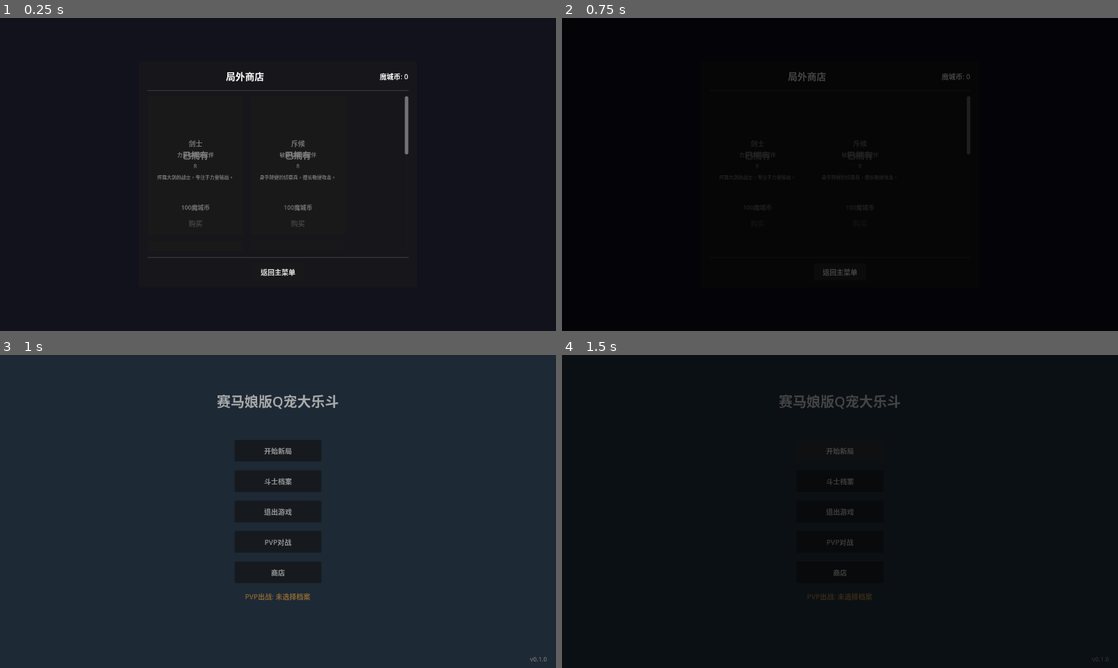
Above: before the commit, frames 1-4 (two rows, left to right).
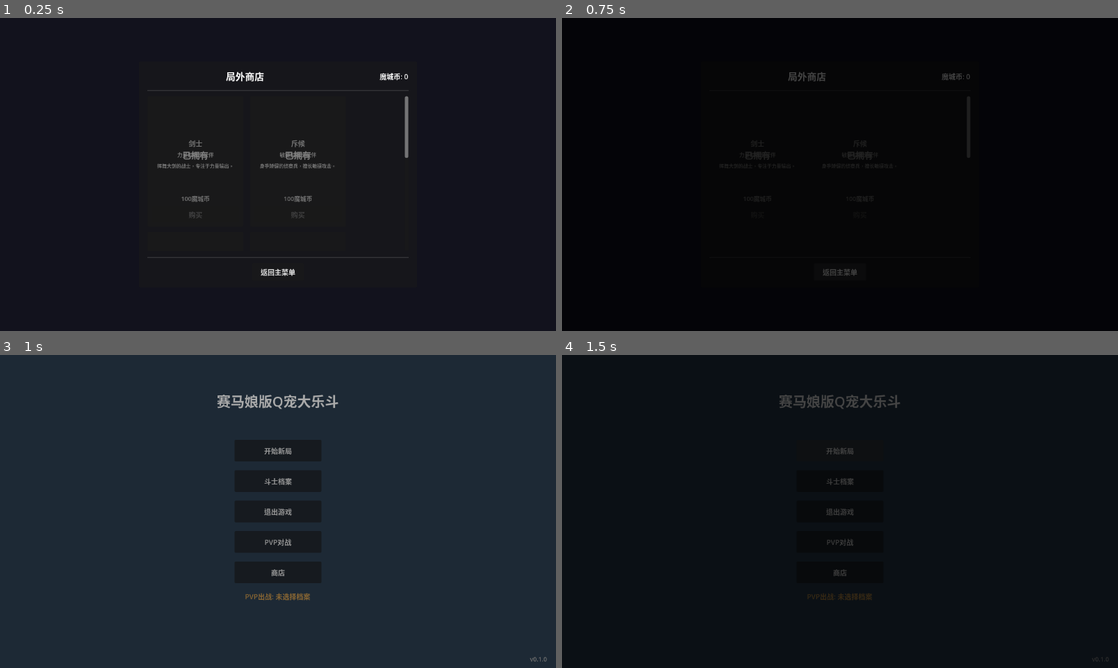
Above: after the commit, the same moments.

Repository: TianYu0321/Hero-Battle
Game: Godot game, scene res://scenes/shop/shop.tscn
Same seed, same stepped clock (60 frames per second), same inputs: the game is played once before the commit and once after it. This scene is started directly instead of the project's main scene.
Inputs:
- Up to frame 1 (0.25 s): no input
- Up to frame 2 (0.75 s): click "返回主菜单" at 0.5 s
- Up to frame 3 (1 s): no input
- Up to frame 4 (1.5 s): click "开始新局" at 1.25 s

The runs differ from the first frame. In frame 1, 0.8% of the frame differs, in the area x 28-74%, y 43-67%; in frame 2, less than 0.1%; in frame 3, nothing differs; in frame 4, nothing differs.

Commit message:
0513bug修复

Diff:
--- a/scenes/run_main/run_main.gd
+++ b/scenes/run_main/run_main.gd
@@ -304,15 +304,19 @@
 			btn.visible = false
 			btn.disabled = true
 
-	# 强制确保 OptionContainer 和按钮可见且可交互
+	# 强制确保 OptionContainer 和按钮可见且可交互（防御性刷新）
 	option_container.visible = true
 	for i in range(option_buttons.size()):
 		if i < node_options.size():
+			var opt = node_options[i]
+			option_buttons[i].text = opt.get("node_name", "???")
 			option_buttons[i].visible = true
 			option_buttons[i].disabled = false
 
-	print("[RunMain] 按钮状态: option_container=%s, 按钮1disabled=%s, 按钮2disabled=%s" % [
+	print("[RunMain] 按钮状态: option_container=%s, 按钮1text=%s, 按钮2text=%s, 按钮1disabled=%s, 按钮2disabled=%s" % [
 		option_container.visible,
+		option_buttons[0].text,
+		option_buttons[1].text,
 		option_buttons[0].disabled,
 		option_buttons[1].disabled
 	])
@@ -364,9 +368,8 @@
 
 
 func _on_floor_advanced(_new_floor: int, _floor_type: String, _is_special: bool) -> void:
-	# 楼层推进后清空按钮（等待下一轮选项）
+	# 楼层推进后仅禁用按钮，不覆盖文本，避免与 node_options_presented 冲突
 	for btn in option_buttons:
-		btn.text = "..."
 		btn.disabled = true
 
 
@@ -538,9 +541,10 @@
 
 func _on_battle_animation_confirmed() -> void:
 	print("[RunMain] 战斗动画确认关闭")
-	_hide_modal_panel(battle_animation_panel)
+	# 先推进游戏状态，再隐藏面板，确保 node_options_presented 在面板隐藏前触发
 	if _run_controller != null:
 		_run_controller.confirm_battle_result()
+	_hide_modal_panel(battle_animation_panel)
 
 func _on_battle_summary_confirmed() -> void:
 	print("[RunMain] 战斗摘要确认关闭")
--- a/scenes/shop/partner_card.gd
+++ b/scenes/shop/partner_card.gd
@@ -16,7 +16,6 @@
 @onready var _name_label: Label = %PartnerNameLabel
 @onready var _title_label: Label = %PartnerTitleLabel
 @onready var _desc_label: Label = %PartnerDescLabel
-@onready var _rarity_label: Label = %RarityLabel
 @onready var _price_label: Label = %PriceLabel
 @onready var _buy_btn: Button = %BuyButton
 @onready var _owned_overlay: Panel = %OwnedOverlay
@@ -51,7 +50,6 @@
 	_name_label.text = data.get("name", _partner_id)
 	_title_label.text = data.get("title", "")
 	_desc_label.text = data.get("description", "")
-	_rarity_label.text = _get_rarity_text(data.get("rarity", 1))
 	_is_owned = data.get("is_owned", false)
 	_update_owned_state()
 
@@ -81,7 +79,6 @@
 	_name_label.text = "???"
 	_title_label.text = ""
 	_desc_label.text = ""
-	_rarity_label.text = ""
 	_price_label.text = "100魔城币"
 	_buy_btn.disabled = true
 	_owned_overlay.visible = false
@@ -92,14 +89,6 @@
 
 func _update_button_state() -> void:
 	_buy_btn.disabled = _is_owned or not _can_afford
-
-func _get_rarity_text(rarity: int) -> String:
-	match rarity:
-		1: return "N"
-		2: return "R"
-		3: return "SR"
-		4: return "SSR"
-		_: return "?"
 
 ## ============================================================
 ## 公共接口
--- a/scenes/shop/partner_card.tscn
+++ b/scenes/shop/partner_card.tscn
@@ -43,13 +43,6 @@
 theme_override_font_sizes/font_size = 12
 horizontal_alignment = 1
 
-[node name="RarityLabel" type="Label" parent="Margin/VBox"]
-unique_name_in_owner = true
-custom_minimum_size = Vector2(0, 20)
-layout_mode = 2
-theme_override_font_sizes/font_size = 12
-horizontal_alignment = 1
-
 [node name="PartnerDescLabel" type="Label" parent="Margin/VBox"]
 unique_name_in_owner = true
 custom_minimum_size = Vector2(0, 60)
--- a/scenes/shop/shop.gd
+++ b/scenes/shop/shop.gd
@@ -45,7 +45,6 @@
 			"name": p.get("name", "???"),
 			"title": p.get("title", ""),
 			"description": p.get("description", ""),
-			"rarity": p.get("rarity", 1),
 			"price": price,
 			"is_unlocked": is_unlocked,
 		})
@@ -70,7 +69,6 @@
 			"name": item["name"],
 			"title": item["title"],
 			"description": item["description"],
-			"rarity": item["rarity"],
 			"is_owned": item["is_unlocked"],
 		})
 		card.set_price(item["price"])
--- a/scripts/systems/run_controller.gd
+++ b/scripts/systems/run_controller.gd
@@ -287,7 +287,9 @@
 	# 自动存档
 	_auto_save()
 
+	print("[RunController] 发射 floor_advanced: turn=%d" % _run.current_turn)
 	EventBus.emit_signal("floor_advanced", _run.current_turn, _get_phase_name(), _is_fixed_node_turn(_run.current_turn))
+	print("[RunController] floor_advanced 已发射，进入 RUNNING_NODE_SELECT")
 	_change_state(RunState.RUNNING_NODE_SELECT)
 
 
@@ -382,6 +384,7 @@
 	if forecast_system != null:
 		forecast_system.cache_outgoing_events(_current_node_options)
 
+	print("[RunController] 发射 node_options_presented: options=%d" % _current_node_options.size())
 	EventBus.emit_signal("node_options_presented", _current_node_options)
 
 
Not shown, added: Docs/0513改动/task-card-bug-overwrite-rarity.md
Not shown, added: Docs/0513改动/task-card-elite-options-fix.md
